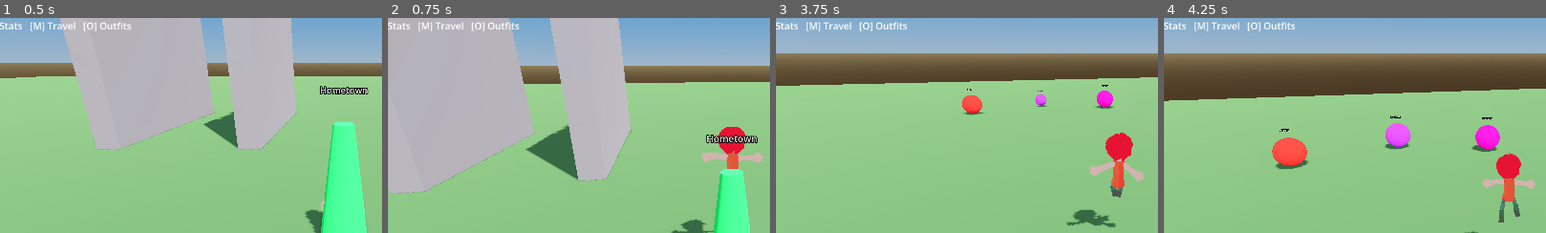
Above: before the commit, frames 1-4 (left to right).
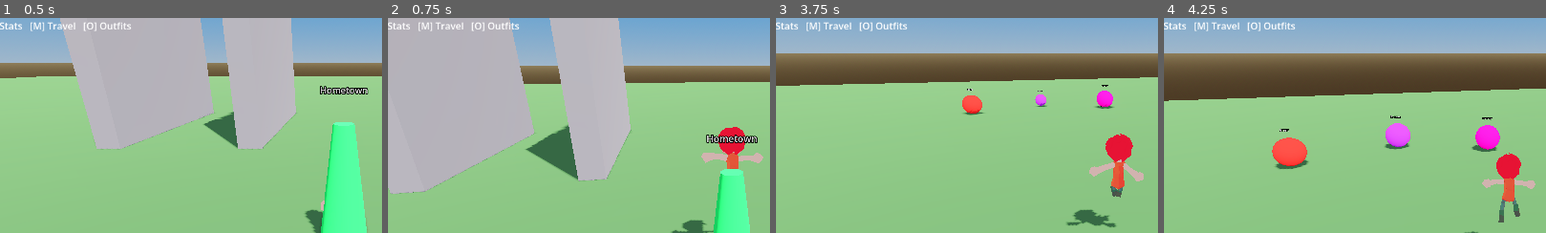
Above: after the commit, the same moments.

Repository: doggoanim/Krits
Game: Godot game, scene res://main.tscn
The game is run twice, just before and just after one commit, with the same random seed, the same clock (stepped at 60 frames per second) and the same inputs.
Inputs (mouse positions are % of the whole screen's width and height, from its top left):
- Up to frame 1 (0.5 s): no input
- Up to frame 2 (0.75 s): tap Enter at 0.5 s; move the mouse to (55, 50) at 0.52 s; hold W (move_forward) from 0.53 s (still down); tap Space (jump) at 0.6 s
- Up to frame 3 (3.75 s): keep holding W (move_forward); tap Space (jump) at 0.77, 1.07, 1.52, 1.55, 1.82, 2.3, 3.02, 3.05, 3.32, 3.6 s; move the mouse to (45, 50) at 1.27 s; tap Ctrl (crouch_pound) at 1.35 s; move the mouse to (52, 48) at 2.02 s; tap E (interact) at 2.1 s; move the mouse to (49, 52) at 2.77 s; tap Shift (roll_dive) at 2.85 s; move the mouse to (57, 51) at 3.52 s
- Up to frame 4 (4.25 s): keep holding W (move_forward); tap Space (jump) at 3.77, 4.07 s
The pictures show only the part of the screen within x 5-55%, y 14-64%; the shares and areas given below are measured in that part.

Frame 1 is identical in both runs. In frame 2, less than 0.1% of the frame differs, in the area x 76-98%, y 50-97%; in frame 3, 0.2%, in the area x 77-96%, y 53-97%; in frame 4, nothing differs.

Commit message:
my local tweaks

Diff:
--- a/player/player_visual.gd
+++ b/player/player_visual.gd
@@ -57,10 +57,10 @@
 ## skeleton), independent of whatever animation clip is playing, so they
 ## layer on top of jump_start/falling/idle/etc. instead of replacing them.
 @export_group("Squash & Stretch")
-@export var jump_stretch_y := 1.22      ## taller/thinner at the instant of launch
+@export var jump_stretch_y := 1.4      ## taller/thinner at the instant of launch
 @export var jump_stretch_xz := 0.88
 @export var land_squash_y := 0.78       ## shorter/wider at the instant of landing impact
-@export var land_squash_xz := 1.14
+@export var land_squash_xz := 1.3
 @export var uncrouch_bounce_y := 1.12   ## small stretchy "pop" when standing back up
 @export var uncrouch_bounce_xz := 0.94
 @export var squash_stretch_time := 0.16   ## how long the spring-back to normal takes
